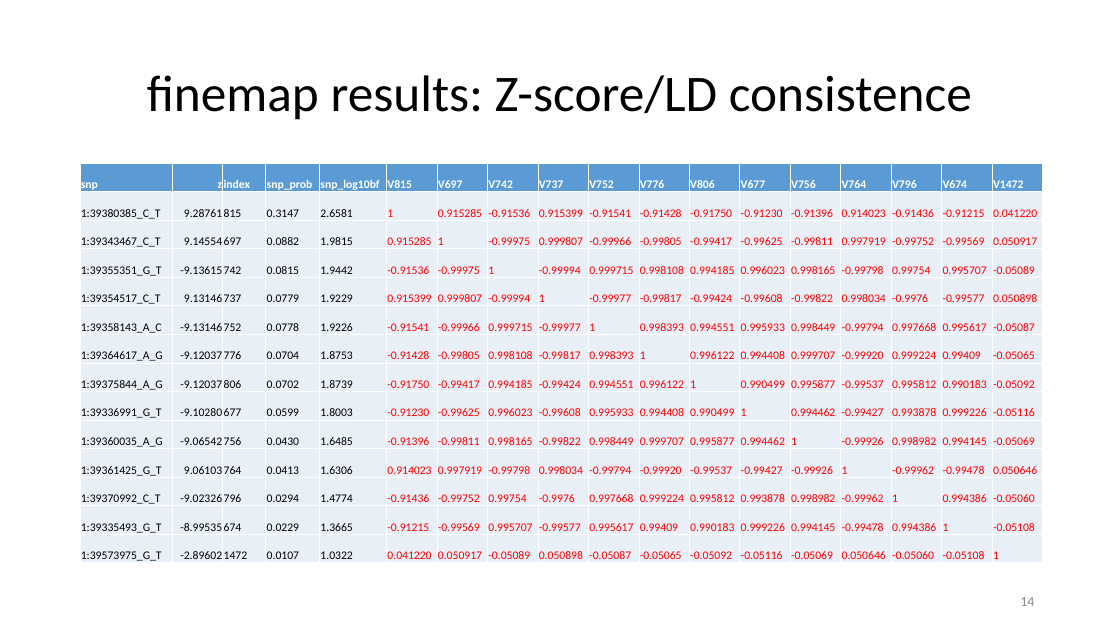
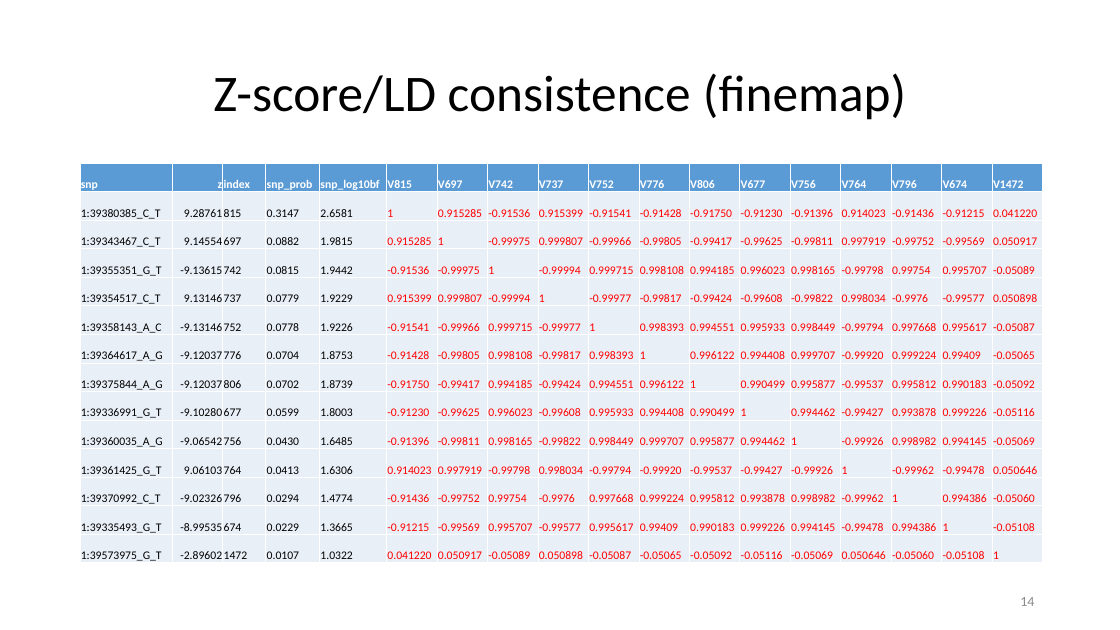
Before and after one commit to jinghuazhao/FM-pipeline, a slide deck: slide 14 of README.pptx. Drawn at 1120x630 pixels with LibreOffice and Linux fonts; fonts in the diff are those of the drawing. Boxes give left, top, right and bottom in pixels: in the first picture for what was removed or moved away, otherwise in the second. Text is boxed around its words. In the diff, an @@ line names an element or a change of style, - is before the commit and + after.

```diff
--- a/README.pptx
+++ b/README.pptx
@@ title at [213,73,906,120]: text changed @@
-finemap results: Z-score/LD consistence
+Z-score/LD consistence (finemap)
```
Also in this commit, not shown: 3 other slides changed.
